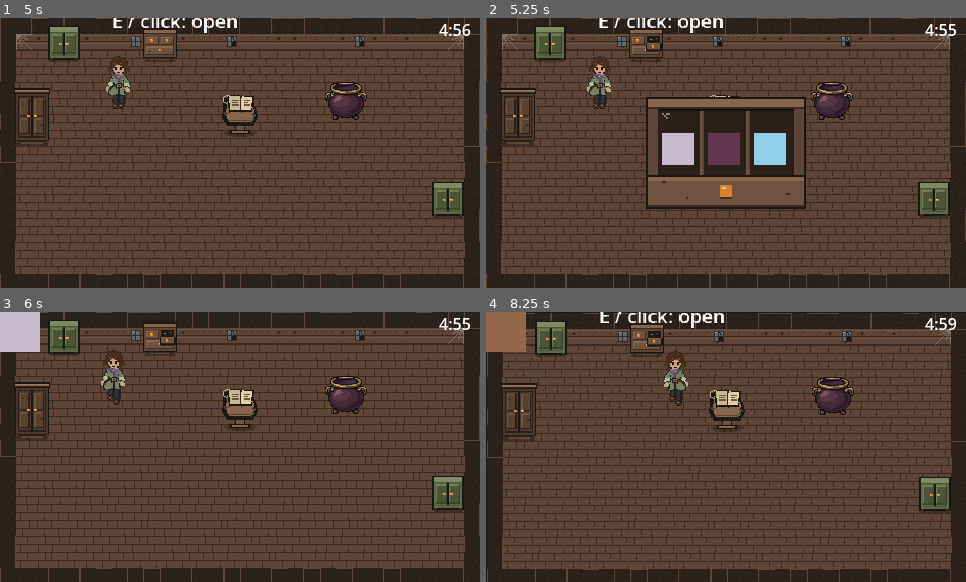
Above: before the commit, frames 1-4 (two rows, left to right).
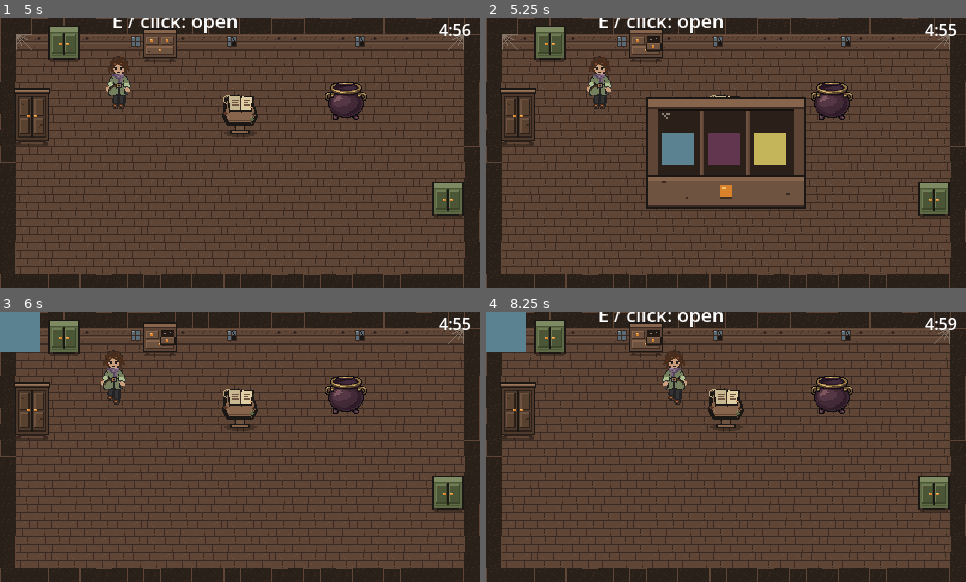
Above: after the commit, the same moments.

Repository: daize16/five-to-survive
Game: Godot game, scene res://main.tscn
Same seed, same stepped clock (60 frames per second), same inputs: the game is played once before the commit and once after it.
Inputs (mouse positions are in pixels of both pictures, inside the frame that each line leads up to):
- Up to frame 1 (5 s): tap Enter at 0.5, 1.25, 1.35, 2.85, 4.35 s; move the mouse to (240, 115) at 0.52 s; hold Right (walk_right) 0.53-1.28 s; hold E (interact) 0.53-1.28 s; click (240, 115) at 0.67 s; move the mouse to (144, 166) at 1.27 s; hold Down (walk_down) 1.28-2.03 s; click (144, 166) at 1.42 s; move the mouse to (288, 93) at 2.02 s; hold Right (walk_right) 2.03-2.78 s; hold E (interact) 2.03-2.78 s; click (288, 93) at 2.17 s; move the mouse to (216, 207) at 2.77 s; hold Up (walk_up) 2.78-3.53 s; click (216, 207) at 2.92 s; move the mouse to (384, 193) at 3.52 s; hold E (interact) 3.53-4.28 s; hold Left (walk_left) from 3.53 s (still down); click (384, 193) at 3.67 s; move the mouse to (96, 112) at 4.27 s; click (96, 112) at 4.42 s
- Up to frame 2 (5.25 s): move the mouse to (750, 153) at 5.02 s; release Left (walk_left) at 5.03 s; hold Down (walk_down) from 5.03 s (still down); hold E (interact) from 5.03 s (still down); click (750, 153) at 5.17 s
- Up to frame 3 (6 s): release Down (walk_down) at 5.75 s; release E (interact) at 5.75 s; click (192, 444) at 5.77 s
- Up to frame 4 (8.25 s): tap R (restart) at 6.5 s; move the mouse to (654, 379) at 6.52 s; hold Right (walk_right) 6.53-7.28 s; tap Enter at 6.6 s; click (654, 379) at 6.67 s; move the mouse to (831, 433) at 7.27 s; hold Up (walk_up) 7.28-8 s; hold E (interact) 7.28-8 s; click (831, 433) at 7.42 s; click (726, 444) at 8.02 s

Frame 1 is identical in both runs. In frame 2, 1.6% of the frame differs, in the area x 36-63%, y 42-55%; in frame 3, 1.2%; in frame 4, 30%, in the area x 0-100%, y 0-100%.

Commit message:
added variable to scale all symptoms at once with custom timings and intensities, added nausea and shaking so far

Diff:
--- a/new-game-project/hud.tscn
+++ b/new-game-project/hud.tscn
@@ -5,6 +5,16 @@
 [node name="HUD" type="CanvasLayer" unique_id=699566821]
 process_mode = 3
 script = ExtResource("1_37p78")
+
+[node name="NauseaTint" type="ColorRect" parent="." unique_id=1098577811]
+visible = false
+anchors_preset = 15
+anchor_right = 1.0
+anchor_bottom = 1.0
+grow_horizontal = 2
+grow_vertical = 2
+mouse_filter = 2
+color = Color(0.04, 0.72, 0.12, 0.0)
 
 [node name="ItemSlot" type="TextureRect" parent="." unique_id=2035413943]
 offset_right = 40.0
@@ -19,7 +29,7 @@
 offset_bottom = 23.0
 text = "5:00"
 
-[node name="BrewLabel" type="Label" parent="."]
+[node name="BrewLabel" type="Label" parent="." unique_id=1523769075]
 anchors_preset = 2
 anchor_top = 1.0
 anchor_bottom = 1.0
--- a/new-game-project/main.tscn
+++ b/new-game-project/main.tscn
@@ -65,6 +65,7 @@
 
 [node name="Main" type="Node2D" unique_id=1600516240]
 script = ExtResource("1_272bh")
+test_illness_name = "Crimson Pox"
 
 [node name="Floor" type="TileMapLayer" parent="." unique_id=850795656]
 tile_map_data = PackedByteArray("AAACAAEAAAABAAAAAAACAAIAAAAAAAAAAAACAAMAAAABAAAAAAACAAQAAAABAAAAAAACAAUAAAABAAAAAAACAA …(8016 unchanged characters)…
@@ -137,7 +138,9 @@
 
 [node name="Book" parent="." unique_id=529358681 instance=ExtResource("9_book")]
 
-[node name="SymptomEffects" type="Node" parent="." unique_id=1668557637]
+[node name="SymptomEffects" type="Camera2D" parent="." unique_id=1668557637]
+process_mode = 3
+anchor_mode = 0
 script = ExtResource("12_symptom_effects")
 
 [node name="RunTimer" type="Timer" parent="." unique_id=37649228]
--- a/new-game-project/scripts/main.gd
+++ b/new-game-project/scripts/main.gd
@@ -1,6 +1,6 @@
 extends Node2D
 
-
+@export var test_illness_name := ""
 
 @onready var popup = $CupboardPopup
 @onready var book = $Book
@@ -19,6 +19,12 @@
 
 func start_game() -> void:
 	current_illness = book.sorted_ailments.pick_random()
+	if test_illness_name != "":
+		for illness in book.sorted_ailments:
+			if illness["name"] == test_illness_name:
+				current_illness = illness
+				break
+
 	print("Illness: ", current_illness["name"])
 	GameState.new_run(cupboard_ids, current_illness["cure"])
 	start_symptoms(current_illness["symptoms"])
@@ -28,7 +34,8 @@
 
 func start_symptoms(symptoms: Array) -> void:
 	symptom_effects.shakiness_enabled = symptoms.has("Shakiness")
-	# Add the other symptom checks here when their effects are ready.
+	$HUD/NauseaTint.visible = symptoms.has("Nausea")
+
 
 func _unhandled_input(event: InputEvent) -> void:
 	if event.is_action_pressed("restart"):
@@ -55,7 +62,7 @@
 
 	$RunTimer.stop()
 	start_symptoms([])
-	position = symptom_effects.original_position
+	symptom_effects.offset = Vector2.ZERO
 
 	var result_label = $ResultUI/ResultPanel/ResultLabel
 
--- a/new-game-project/scripts/symptom_effects.gd
+++ b/new-game-project/scripts/symptom_effects.gd
@@ -1,29 +1,46 @@
-extends Node
-
-
-#code for shakiness symptom that gets worse over time
-#whoever is doing the game loop pls can u use this var below make it true when this symptom is needed
+extends Camera2D
 
 @export var shakiness_enabled := false
+@export var max_shake := 5.0
+@export var start_at := 0.2
 
-var shakiness_time := 0.0
-var original_position := Vector2.ZERO
-var world: Node2D
+@onready var run_timer: Timer = $"../RunTimer"
+@onready var cupboard_popup: CanvasLayer = $"../CupboardPopup"
+@onready var nausea_tint: ColorRect = $"../HUD/NauseaTint"
 
-func _ready() -> void:
-	world = get_parent() as Node2D
-	original_position = world.position
+func _process(_delta: float) -> void:
+	var progress = 1.0 - run_timer.time_left / run_timer.wait_time
+	var intensity = symptom_intensity(progress) #general variable i made to scale the effects customised over time!
+	if nausea_tint.visible:
+		nausea_tint.color.a = intensity * 0.28
 
-func _process(delta: float) -> void:
+	var shake_offset := Vector2.ZERO
+
 	if shakiness_enabled:
-		shakiness_time += delta
-		var progress = min(shakiness_time / 300.0, 1.0)
-		var intensity = progress * progress * progress
-		var shake = int(1 + intensity * 7)
-		world.position = original_position + Vector2(
-			randi_range(-shake, shake),
-			randi_range(-shake, shake)
+		var shake_progress = maxf(progress - start_at, 0.0) / (1.0 - start_at)
+		var gentle_shake = 0.22 * sqrt(shake_progress)
+		var late_shake = 0.78 * pow(shake_progress, 5.0)
+		var strength = (gentle_shake + late_shake) * max_shake
+		shake_offset = Vector2(
+			randf_range(-strength, strength),
+			randf_range(-strength, strength)
 		)
-	else:
-		shakiness_time = 0.0
-		world.position = original_position
+
+	offset = shake_offset
+	cupboard_popup.offset = -shake_offset
+
+func symptom_intensity(progress: float) -> float:
+	# returns a general value to use for all symtpoms
+	var seconds = progress * 300.0
+
+	if seconds < 15.0:
+		return 0.0
+	if seconds < 30.0:
+		var part = (seconds - 15.0) / 15.0
+		return part * 0.25
+	if seconds < 240.0:
+		var part = (seconds - 30.0) / 210.0
+		return 0.25 + part * 0.25
+
+	var last_minute = (seconds - 240.0) / 60.0
+	return 0.50 + last_minute * 0.50
